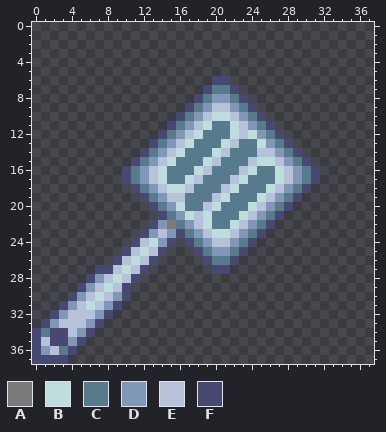
Two versions of one pixel-art sprite, Items/PlatinumSpatula.png. The picture above is the old version.
The file is 38x38 pixels.
Palette (. is transparent): A #7a7a7a  B #bedede  C #577a8d  D #8097b8  E #b5c2d9  F #484972
Pixels before, first column x 0:
 6 ....................FF..........
 7 ...................FCCF.........
 8 ..................FCDDCF........
 9 .................FCDEEDCF.......
10 ................FCDEBBEDCF......
11 ...............FCDEBCCBEDCF.....
12 ..............FCDEBCCCBEBDCF....
13 .............FCDEBCCCBECCBDCF...
14 ............FCDEBCCCBECCCEEDCF..
15 ...........FCDEBCCCBECCCEBBEDCF.
16 ..........FCDEBCCCBECCCEBCCBEDCF
17 ..........FCDEBCCBECCCEBCCCBEDCF
18 ...........FCDEBBECCCEBCCCBEDCF.
19 ............FCDEECCCEBCCCBEDCF..
20 .............FCDBCCEBCCCBEDCF...
21 ..............FCDBEBCCCBEDCF....
22 .............FDACDEBCCBEDCF.....
23 ............FDEDFCDEBBEDCF......
24 ...........FEBDF.FCDEEDCF.......
25 ..........FEBEF...FCDDCF........
26 .........FEBEF.....FCCF.........
27 .......FFEBEF.......FF..........
28 ......FDEBEF....................
29 .....FDEBEF.....................
30 ....FDEBEDF.....................
31 ...FDEBEDF......................
32 ..FDEEEDF.......................
33 .FDEEEDF........................
34 FCFFEDF.........................
35 FEFFDF..........................
36 FDECF...........................
37 FFFF............................
Once edited:
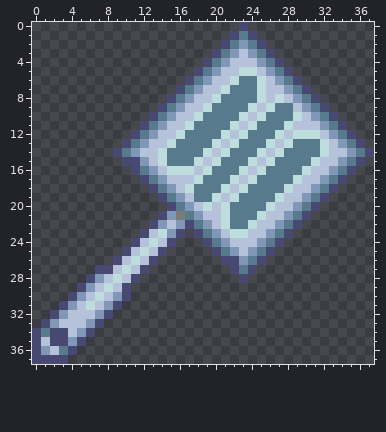
Author's note on the commit: Add the est of the early hardmore spatulas
What changed:
Changed rows in their new state; - is an unchanged pixel.
first column x 9:
 0 --------------F--------------
 1 -------------FCF-------------
 2 ------------FCDCF------------
 3 -----------FCDEDCF-----------
 4 ----------FCDEEEDCF----------
 5 ---------FCDEEBBEDCF---------
 6 --------FCDEEBCCBEDCF--------
 7 -------FCDEEBCCCBEEDCF-------
 8 ------FCDEEBC-CCBEBEDCF------
 9 -----FCDEEBCCC-BEBCCEDCF-----
10 ----FCDEEBCCCCBEBCCCBEDCF----
11 ---FCDEEBCC----B-CCBEEEDCF---
12 --FCDEEBCC--BEBCC-BEBBBEDCF--
13 -FCDEEBCC--BEB--CBEBCCCBEDCF-
14 FCDEEBCC--BEB---B-B-CCCBEEDCF
15 -F-DEBC--BEB---BE-CC-CBEEDCF-
16 -.FCDEBBBEB---BEB-CCCBEEDCF--
17 -..FCDEEEB---BEB--CCBEEDCF---
18 --..FCDEB---BEB--CCBEEDCF----
19 ---..FCDE--BEB--CCBEEDCF-----
20 ----..FCDEBEB--CCBEEDCF------
21 ------DACDEEB-CCBEEDCF-------
22 ------EDFCDEBCCBEEDCF--------
23 ----EB--.FCDEBBEEDCF---------
24 -----E--..FCDEEEDCF----------
25 ---------..FCDEDCF-----------
26 ----------..F-DCF------------
27 -----------..FCF-------------
28 --------------F--------------
Boxes around the changes in both pictures, in picture pixels (x1, y1, x2, y2):
changed: (113, 22, 374, 283)
